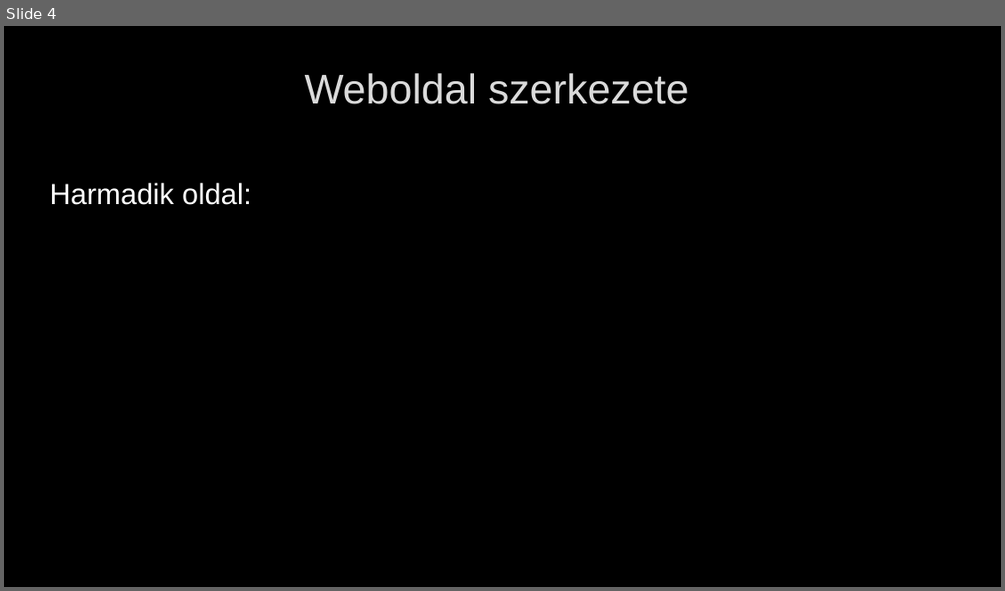
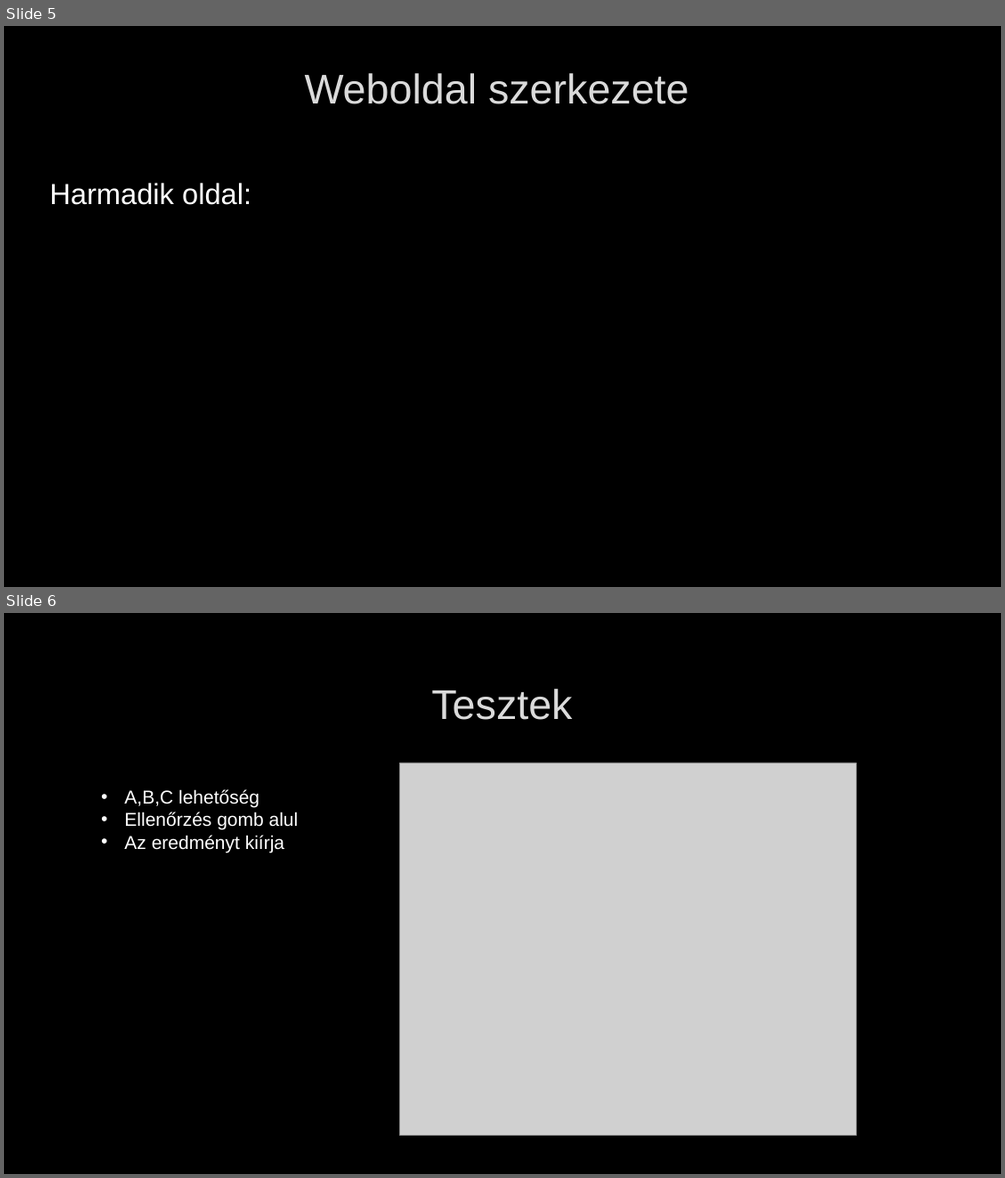
Before and after one commit to dorottyavarsanyi/f1, a slide deck: Formula 1.pptx. Shown one above the other, each under a label of ours: slide 4 before the commit, slides 5 and 6 after it. The pictures are 1005x591 and 1005x1178 pixels, drawn with LibreOffice and Linux fonts; fonts in the diff are those of the drawing; grey boxes stand for pictures; background and template pictures are left out. Boxes give left, top, right and bottom in pixels: in the first picture for what was removed or moved away, otherwise in the second. Text is boxed around its words. In the diff, an @@ line names an element or a change of style, - is before the commit and + after.

```diff
--- a/Formula 1.pptx
+++ b/Formula 1.pptx
@@ slide 6 added at (x1=4, y1=613, x2=1001, y2=1174), background picture (left out) @@
@@ title added at (x1=431, y1=689, x2=572, y2=720), 40 pt, text #DADADA @@
+Tesztek
@@ picture added at (x1=399, y1=763, x2=856, y2=1135) @@
@@ text added at (x1=124, y1=789, x2=299, y2=852), 18 pt, text #FFFFFF @@
+• A,B,C lehetőség
+• Ellenőrzés gomb alul
+• Az eredményt kiírja
@@ what was slide 4 is now slide 5 @@
```
Also in this commit, not shown: 1 slide changed, 3 other slides added.
